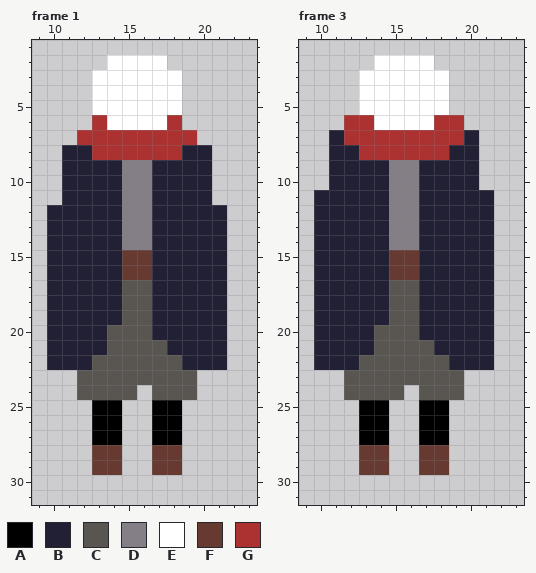
Pixel-art file -- aseprite/idle down.aseprite. Above is the file before it was changed.
32x32 pixels, 3 frames. Shown: frame 1: x 9..23, y 1..31; frame 3: x 9..23, y 1..31. The commit also changed other frames, which this record leaves out.
Visible layers, top first: "Head", "cape", "pants", "legs", "body".
Palette (. is transparent): A #000000  B #222034  C #595652  D #847e87  E #ffffff  F #663931  G #ac3232
Pixels before, frame 1, first column x 10:
 2 ....EEEE....
 3 ...EEEEEE...
 4 ...EEEEEE...
 5 ...EEEEEE...
 6 ...GEEEEG...
 7 ..GGGGGGGG..
 8 .BBGGGGGGBB.
 9 .BBBBDDBBBB.
10 .BBBBDDBBBB.
11 .BBBBDDBBBB.
12 BBBBBDDBBBBB
13 BBBBBDDBBBBB
14 BBBBBDDBBBBB
15 BBBBBFFBBBBB
16 BBBBBFFBBBBB
17 BBBBBCCBBBBB
18 BBBBBCCBBBBB
19 BBBBBCCBBBBB
20 BBBBCCCBBBBB
21 BBBBCCCCBBBB
22 BBBCCCCCCBBB
23 ..CCCCCCCC..
24 ..CCCC.CCC..
25 ...AA..AA...
26 ...AA..AA...
27 ...AA..AA...
28 ...FF..FF...
29 ...FF..FF...
Pixels before, frame 3, first column x 10:
 2 ....EEEE....
 3 ...EEEEEE...
 4 ...EEEEEE...
 5 ...EEEEEE...
 6 ..GGEEEEGG..
 7 .BGGGGGGGGB.
 8 .BBGGGGGGBB.
 9 .BBBBDDBBBB.
10 .BBBBDDBBBB.
11 BBBBBDDBBBBB
12 BBBBBDDBBBBB
13 BBBBBDDBBBBB
14 BBBBBDDBBBBB
15 BBBBBFFBBBBB
16 BBBBBFFBBBBB
17 BBBBBCCBBBBB
18 BBBBBCCBBBBB
19 BBBBBCCBBBBB
20 BBBBCCCBBBBB
21 BBBBCCCCBBBB
22 BBBCCCCCCBBB
23 ..CCCCCCCC..
24 ..CCCC.CCC..
25 ...AA..AA...
26 ...AA..AA...
27 ...AA..AA...
28 ...FF..FF...
29 ...FF..FF...
Now the later version:
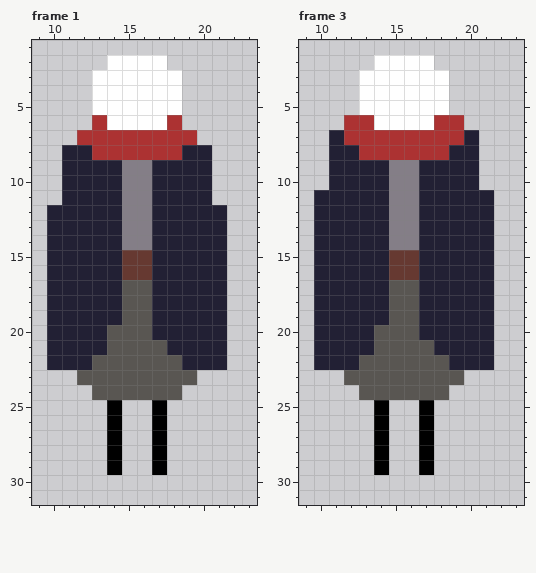
From old to new:
Frame 1, layers "pants", "legs":
Colour F becomes colour A in rows 28 to 29 at x 14 and 17.
The author put colour C in row 24 at x 16.
The edit erases colour A in rows 25 to 27 at x 13 and 18.
The edit erases colour C in row 24 at x 12 and 19.
The edit erases colour F in rows 28 to 29 at x 13 and 18.
Frame 3, layers "pants", "legs": the same change as frame 1
Where, in picture pixels (left, top, right, bottom), the same in both pictures:
changed: (77, 385, 197, 475)
changed: (344, 385, 464, 475)
